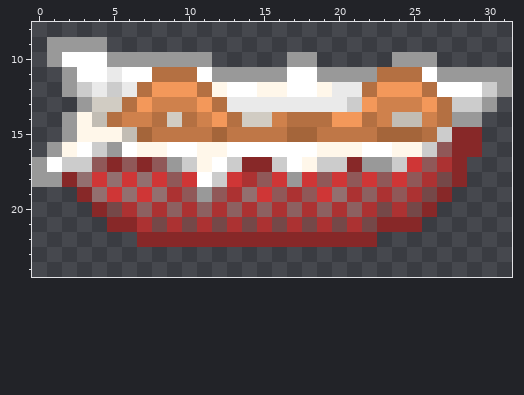
Edited in one commit: pixel-art sprite (Resources/Textures/Objects/Consumable/Food/Baked/onionrings.rsi/rings-3.png). Above, as it was before the edit.
The file is 32x32 pixels. Colours within 5 levels of each other are drawn and written as one. Shown: x 0..31, y 8..24.
And afterwards:
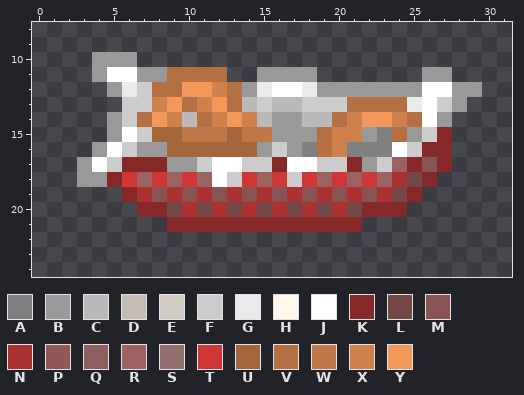
Palette (. is transparent): A #808080  B #999999  C #bababa  D #c2bdb4  E #d1ccc3  F #cccccc  G #eaeaea  H #fff7ea  J #ffffff  K #872828  L #754848  M #875353  N #ac3232  P #905858  Q #8d6060  R #9c6262  S #936f6f  T #cf3636  U #a4653a  V #b47042  W #bf7747  X #cf814c  Y #f3985a
Commit message: Resized Onion Rings and added their Cookbook entry
Edits made:
Changed rows in their new state; - is an unchanged pixel.
first column x 0:
 9 -....---------------------------
10 -...B--.....-----..-----...-----
11 --..BJ-BB--VV..--BB.......B-....
12 --...B-FVV-YXVBGJ-GBBBBBBBJ-BB..
13 ---...FF-YVXYVCFCCFFFVVVVGJFB..-
14 --...BFVYXCVXYXCBBCCVXYYXVJB..--
15 --...BJFUU--WU--BBBVXXBAVBFK..--
16 -...BJFBBUUUUUUBFBAVXAAAJFKK..--
17 ...BJFK-K-BF-JFFK-J----FRKMK.---
18 ...BBK-R-R-RJFTR-F-R-R-RNLK..---
19 ---...KNM-MNM-MNM-MNM-M-LK..----
20 ----...KKL-L-L-L-L-L-LKKK..-----
21 -----....KKKKKKKKKKKKK....------
22 -------................---------
Boxes around the changes in both pictures, in picture pixels (x1, y1, x2, y2):
changed: (32, 37, 512, 247)
